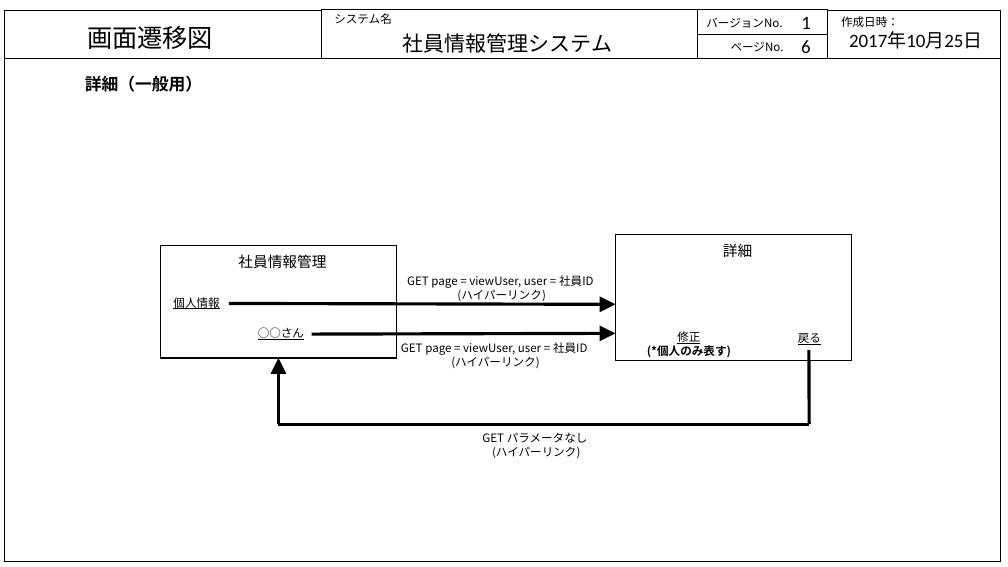
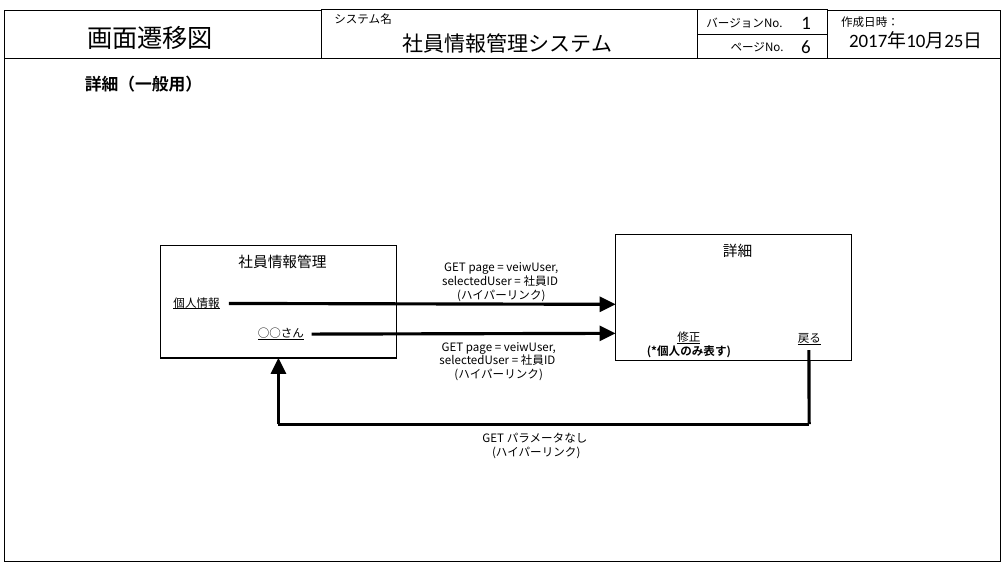
Before and after one commit to java201710/java, a slide deck: slide 6 of 総合演習資料/2.外部設計/画面・状態遷移図_DB.pptx. Drawn at 1008x567 pixels with LibreOffice and Linux fonts; fonts in the diff are those of the drawing. Boxes give left, top, right and bottom in pixels: in the first picture for what was removed or moved away, otherwise in the second. Text is boxed around its words. In the diff, an @@ line names an element or a change of style, - is before the commit and + after.

```diff
--- a/総合演習資料/2.外部設計/画面・状態遷移図_DB.pptx
+++ b/総合演習資料/2.外部設計/画面・状態遷移図_DB.pptx
@@ text "GET page = veiwUser, selectedUser ...": place and size @@
-text "GET page = veiwUser, selectedUser ..." at (407,275,594,303)
+text "GET page = veiwUser, selectedUser ..." at (442,262,559,303)
@@ text at (442,262,559,286): text changed @@
-GET page = viewUser, user = 社員ID
+GET page = veiwUser, selectedUser = 社員ID
@@ text "GET page = veiwUser, selectedUser ...": place and size @@
-text "GET page = veiwUser, selectedUser ..." at (401,342,588,368)
+text "GET page = veiwUser, selectedUser ..." at (439,342,556,380)
@@ text at (439,342,556,369): text changed @@
-GET page = viewUser, user = 社員ID
+GET page = veiwUser, selectedUser = 社員ID
```
Also in this commit, not shown: 9 other slides changed, 1 slide added, 1 slide removed, 2 other files.
